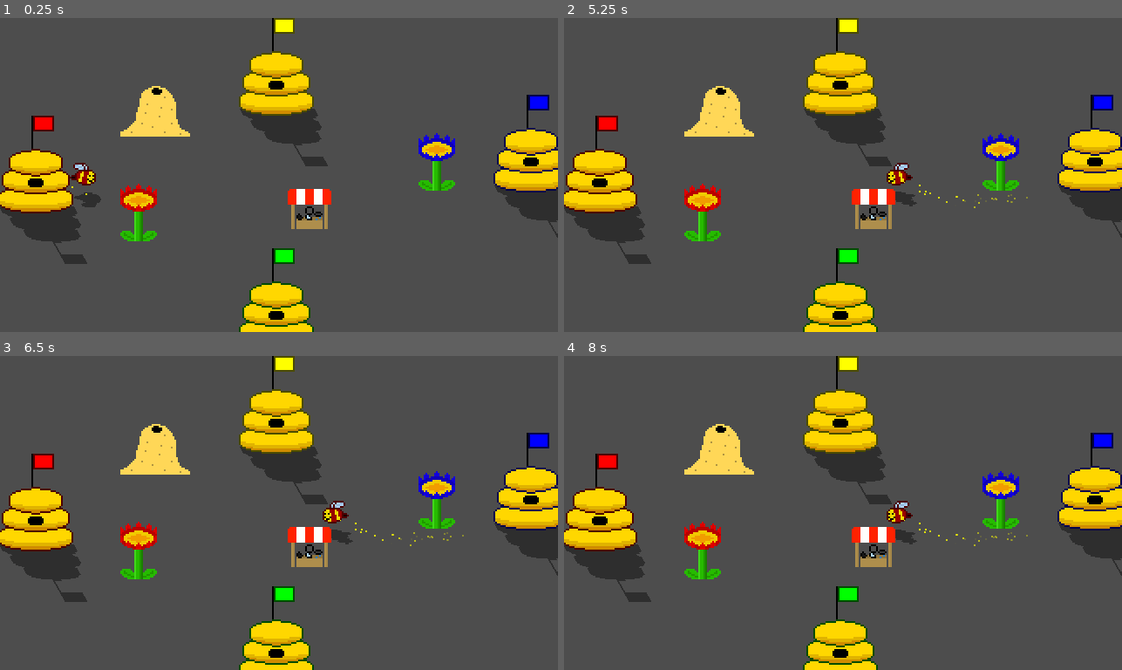
Above: before the commit, frames 1-4 (two rows, left to right).
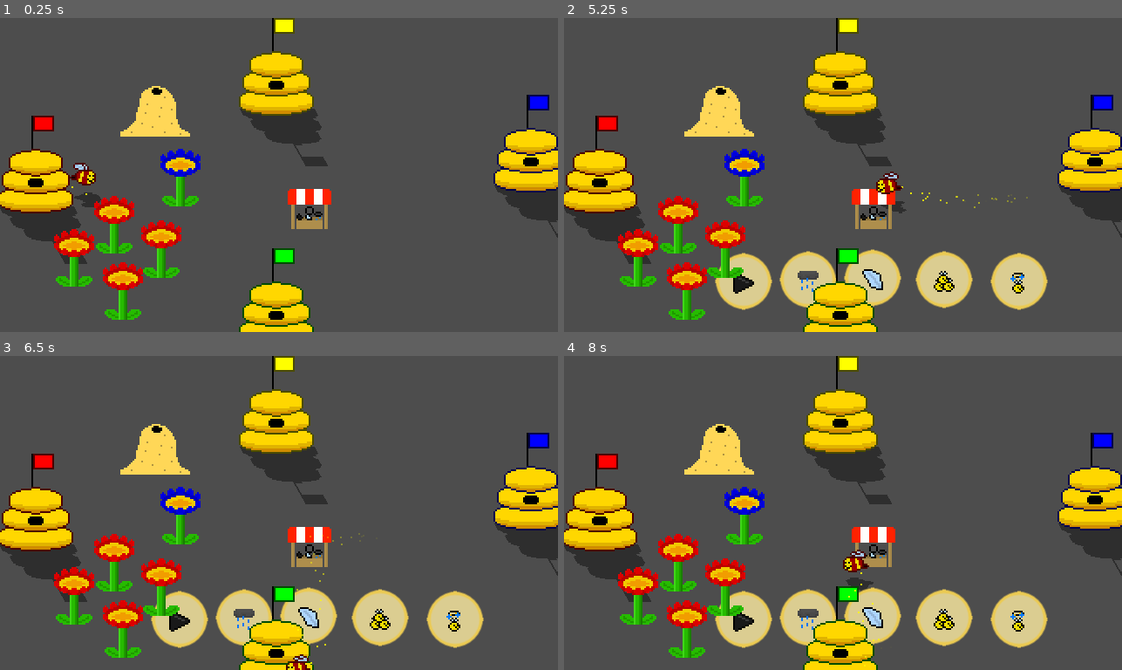
Above: after the commit, the same moments.

Repository: coloredasterisk/Alberta-Game-Jam-2026
Game: Godot game, scene res://scenes/level.tscn
Two runs of this game, one before a commit and one after it. Both use one fixed random seed, a clock stepped at 60 frames per second and the inputs below. This scene is started directly instead of the project's main scene.
Inputs (mouse positions are in pixels of both pictures, inside the frame that each line leads up to):
- Up to frame 1 (0.25 s): no input
- Up to frame 2 (5.25 s): tap Enter (p2_interact) at 0.5 s; move the mouse to (965, 159) at 0.52 s; hold D (p1_move_right) 0.53-1.25 s; tap E (p1_interact) at 0.6 s; click (965, 159) at 0.67 s; drag from (731, 190) to (720, 109) at 1.27 s; move the mouse to (898, 105) at 2.02 s; hold D (p1_move_right) 2.03-2.75 s; tap Down (p2_move_down) at 2.1 s; drag from (815, 237) to (597, 184) at 2.77 s; move the mouse to (1010, 222) at 3.52 s; hold A (p1_move_left) 3.53-4.25 s; tap Right (p2_move_right) at 3.6 s; drag from (675, 127) to (1094, 162) at 4.27 s; move the mouse to (870, 175) at 5.02 s; hold S (p1_move_down) from 5.03 s (still down); click (870, 175) at 5.1 s
- Up to frame 3 (6.5 s): release S (p1_move_down) at 5.75 s; drag from (195, 434) to (273, 654) at 5.77 s
- Up to frame 4 (8 s): move the mouse to (965, 497) at 6.52 s; hold W (p1_move_up) 6.53-7.25 s; tap Keypad Enter at 6.6 s; drag from (731, 528) to (837, 425) at 7.27 s

The runs differ from the first frame. In frame 1, 5.1% of the frame differs, in the area x 9-82%, y 36-97%; in frame 2, 12%; in frame 3, 12%; in frame 4, 12%, in the area x 9-87%, y 36-97%.

Commit message:
flower states

Diff:
--- a/scenes/flower.tscn
+++ b/scenes/flower.tscn
@@ -3,14 +3,26 @@
 [ext_resource type="Texture2D" uid="uid://ibhr3umxnw7k" path="res://art/Red_Flower.png" id="1_8x8dx"]
 [ext_resource type="Script" uid="uid://bltvd3fka7mrb" path="res://scripts/flower.gd" id="1_yoh7s"]
 [ext_resource type="Texture2D" uid="uid://bivs2ld4yylqj" path="res://art/Blue_Flower.png" id="2_agc10"]
+[ext_resource type="Texture2D" uid="uid://fdhyq7spn3dc" path="res://art/Mono_Flower.png" id="3_ym8cu"]
+[ext_resource type="Texture2D" uid="uid://cj1wo7erowj1s" path="res://art/Mono_Flower-outline.png" id="4_rqhtc"]
+[ext_resource type="Texture2D" uid="uid://dlsdc6jiqvblr" path="res://art/Mono_Flower_Bulb.png" id="6_bv3ss"]
+[ext_resource type="Texture2D" uid="uid://n1pqwchjf0at" path="res://art/Mono_Flower_Bulb-outline.png" id="7_vlpni"]
 
 [sub_resource type="AtlasTexture" id="AtlasTexture_rqhtc"]
 atlas = ExtResource("2_agc10")
 region = Rect2(0, 0, 21, 33)
 
+[sub_resource type="AtlasTexture" id="AtlasTexture_bv3ss"]
+atlas = ExtResource("3_ym8cu")
+region = Rect2(0, 0, 23, 33)
+
 [sub_resource type="AtlasTexture" id="AtlasTexture_ym8cu"]
 atlas = ExtResource("1_8x8dx")
 region = Rect2(0, 0, 21, 33)
+
+[sub_resource type="AtlasTexture" id="AtlasTexture_vlpni"]
+atlas = ExtResource("3_ym8cu")
+region = Rect2(0, 0, 23, 33)
 
 [sub_resource type="SpriteFrames" id="SpriteFrames_x7p88"]
 animations = [{
@@ -24,21 +36,88 @@
 }, {
 "frames": [{
 "duration": 1.0,
+"texture": SubResource("AtlasTexture_bv3ss")
+}],
+"loop": 1,
+"name": &"green",
+"speed": 5.0
+}, {
+"frames": [{
+"duration": 1.0,
 "texture": SubResource("AtlasTexture_ym8cu")
 }],
 "loop": 1,
 "name": &"red",
 "speed": 5.0
+}, {
+"frames": [{
+"duration": 1.0,
+"texture": SubResource("AtlasTexture_vlpni")
+}],
+"loop": 1,
+"name": &"yellow",
+"speed": 5.0
 }]
 
 [sub_resource type="CapsuleShape2D" id="CapsuleShape2D_f58d2"]
+
+[sub_resource type="AtlasTexture" id="AtlasTexture_17csd"]
+atlas = ExtResource("6_bv3ss")
+region = Rect2(0, 0, 21, 33)
+
+[sub_resource type="AtlasTexture" id="AtlasTexture_tucwa"]
+atlas = ExtResource("6_bv3ss")
+region = Rect2(0, 0, 21, 33)
+
+[sub_resource type="AtlasTexture" id="AtlasTexture_jm4k8"]
+atlas = ExtResource("6_bv3ss")
+region = Rect2(0, 0, 21, 33)
+
+[sub_resource type="AtlasTexture" id="AtlasTexture_34oqi"]
+atlas = ExtResource("6_bv3ss")
+region = Rect2(0, 0, 21, 33)
+
+[sub_resource type="SpriteFrames" id="SpriteFrames_f6auw"]
+animations = [{
+"frames": [{
+"duration": 1.0,
+"texture": SubResource("AtlasTexture_17csd")
+}],
+"loop": 1,
+"name": &"blue",
+"speed": 5.0
+}, {
+"frames": [{
+"duration": 1.0,
+"texture": SubResource("AtlasTexture_tucwa")
+}],
+"loop": 1,
+"name": &"green",
+"speed": 5.0
+}, {
+"frames": [{
+"duration": 1.0,
+"texture": SubResource("AtlasTexture_jm4k8")
+}],
+"loop": 1,
+"name": &"red",
+"speed": 5.0
+}, {
+"frames": [{
+"duration": 1.0,
+"texture": SubResource("AtlasTexture_34oqi")
+}],
+"loop": 1,
+"name": &"yellow",
+"speed": 5.0
+}]
 
 [node name="Flower" type="Area2D" unique_id=221364224]
 script = ExtResource("1_yoh7s")
 
 [node name="Color" type="AnimatedSprite2D" parent="." unique_id=1375704492]
 sprite_frames = SubResource("SpriteFrames_x7p88")
-animation = &"red"
+animation = &"yellow"
 
 [node name="CollisionShape2D" type="CollisionShape2D" parent="." unique_id=1792918883]
 shape = SubResource("CapsuleShape2D_f58d2")
@@ -51,5 +130,17 @@
 wait_time = 3.0
 one_shot = true
 
+[node name="bulb_color" type="AnimatedSprite2D" parent="." unique_id=399451848]
+visible = false
+sprite_frames = SubResource("SpriteFrames_f6auw")
+animation = &"yellow"
+
+[node name="bulb_outline" type="Sprite2D" parent="." unique_id=495926151]
+visible = false
+texture = ExtResource("7_vlpni")
+
+[node name="bloom_outline" type="Sprite2D" parent="." unique_id=608064076]
+texture = ExtResource("4_rqhtc")
+
 [connection signal="timeout" from="Growing_Cooldown" to="." method="_on_growing_cooldown_timeout"]
 [connection signal="timeout" from="Pollen_Growth_Cooldown" to="." method="_on_pollen_growth_cooldown_timeout"]
--- a/scenes/level.tscn
+++ b/scenes/level.tscn
@@ -84,16 +84,24 @@
 autostart = true
 
 [node name="Red_Flower" parent="FlowerSpawner" unique_id=221364224 instance=ExtResource("2_w7c3h")]
-position = Vector2(-81, 21)
+position = Vector2(-95, 28)
+
+[node name="Red_Flower2" parent="FlowerSpawner" unique_id=709155921 instance=ExtResource("2_w7c3h")]
+position = Vector2(-118, 47)
+
+[node name="Red_Flower4" parent="FlowerSpawner" unique_id=106349283 instance=ExtResource("2_w7c3h")]
+position = Vector2(-90, 66)
+
+[node name="Red_Flower3" parent="FlowerSpawner" unique_id=888916995 instance=ExtResource("2_w7c3h")]
+position = Vector2(-68, 42)
 
 [node name="Blue_Flower" parent="FlowerSpawner" unique_id=685865285 instance=ExtResource("2_w7c3h")]
-position = Vector2(90, -8)
+position = Vector2(-57, 1)
 flower_color = "blue"
 
 [node name="RoundTimer" type="Timer" parent="." unique_id=117652426]
 wait_time = 5.0
 one_shot = true
-autostart = true
 
 [connection signal="body_entered" from="Shop" to="Shop" method="_on_body_entered"]
 [connection signal="body_exited" from="Shop" to="Shop" method="_on_body_exited"]
--- a/scripts/flower.gd
+++ b/scripts/flower.gd
@@ -5,15 +5,27 @@
 var current_state
 var can_give_pollen: bool = true
 
+@onready var bloom_color: AnimatedSprite2D = $Color
+@onready var bloom_outline: Sprite2D = $bloom_outline
+@onready var bulb_color: AnimatedSprite2D = $bulb_color
+@onready var bulb_outline: Sprite2D = $bulb_outline
+
 func _ready():
 	current_state = FlowerState.BLOOM
-	$Color.play(flower_color)
+	bloom_outline.modulate = Global.modulate_color[flower_color]
+	bloom_color.play(flower_color)
+	bulb_outline.modulate = Global.modulate_color[flower_color]
+	bulb_color.play(flower_color)
 
 func interact(player) -> bool:
 	if player.player_color != flower_color or player.nectar >= player.current_nectar_capacity:
 		return false
 	if current_state == FlowerState.BLOOM:
 		current_state = FlowerState.BULB
+		bloom_color.hide()
+		bloom_outline.hide()
+		bulb_color.show()
+		bulb_outline.show()
 		$Growing_Cooldown.start()
 		print(current_state)
 		player.nectar += 1
@@ -21,8 +33,9 @@
 	elif current_state == FlowerState.BULB and player.pollen_counter == 4:
 		current_state = FlowerState.GROW
 		player.pollen_counter = 0
+		$Growing_Cooldown.stop()
 		$Pollen_Growth_Cooldown.start()
-		$Growing_Cooldown.stop()
+
 		print("you changed to grow ", current_state)
 	return true
 
@@ -37,9 +50,17 @@
 
 func _on_growing_cooldown_timeout() -> void:
 	current_state = FlowerState.BLOOM
+	bloom_color.show()
+	bloom_outline.show()
+	bulb_color.hide()
+	bulb_outline.hide()
 	print(current_state, "flower grown")
 
 
 func _on_pollen_growth_cooldown_timeout() -> void:
 	current_state = FlowerState.BLOOM
+	bloom_color.show()
+	bloom_outline.show()
+	bulb_color.hide()
+	bulb_outline.hide()
 	print(current_state, "flower grown")
